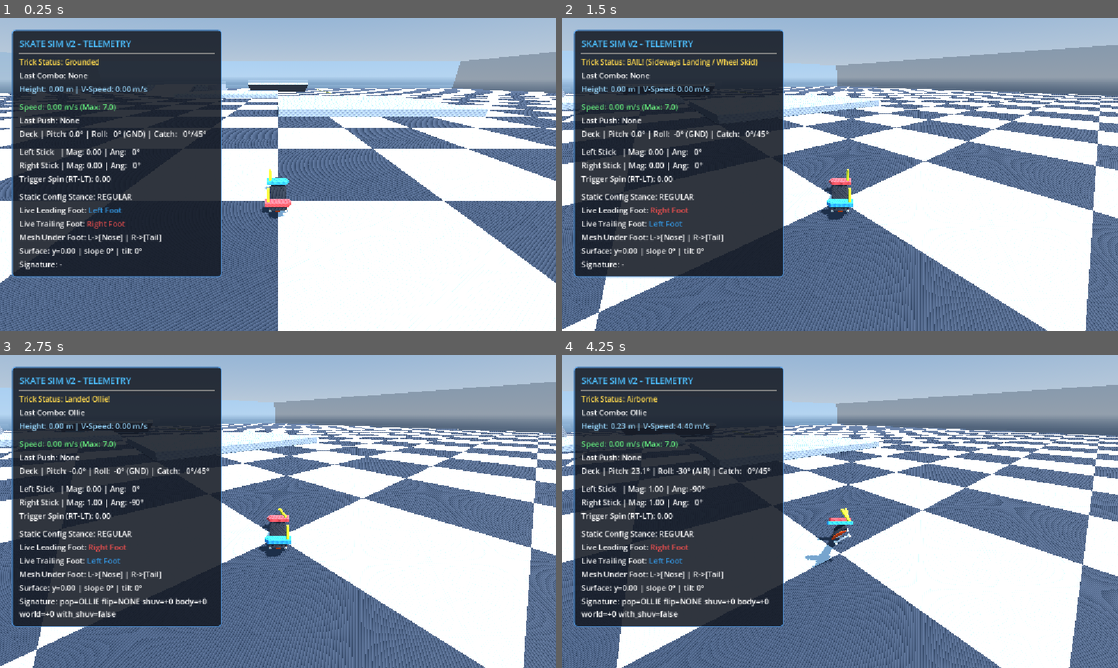
Above: before the commit, frames 1-4 (two rows, left to right).
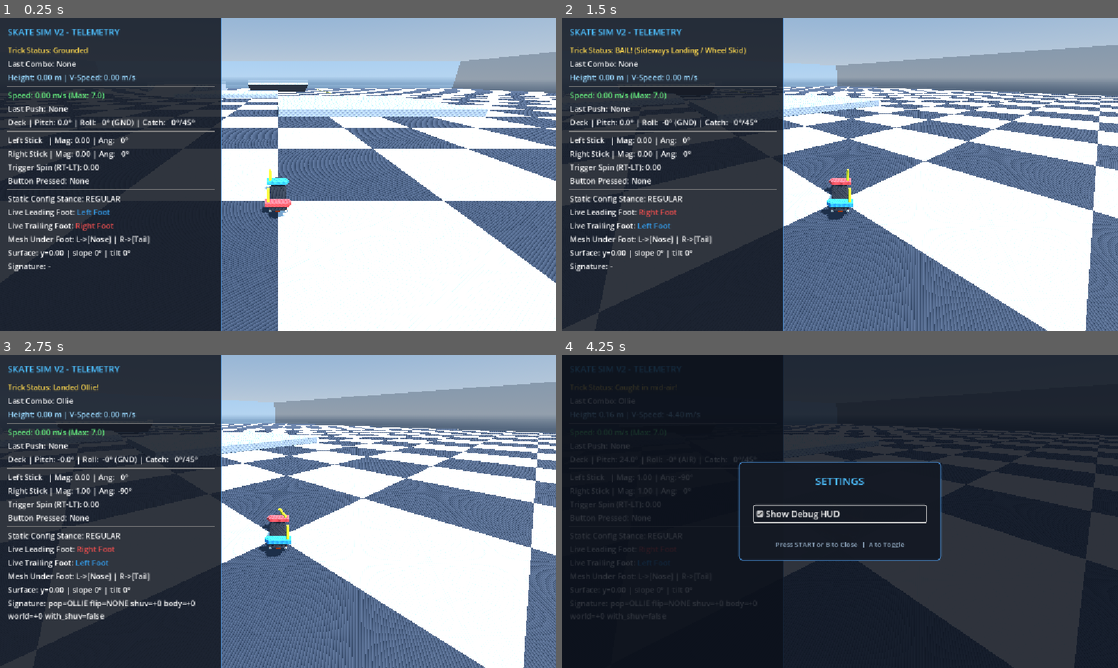
Above: after the commit, the same moments.

Repository: nklunder/skate-sim
Game: Godot game, scene res://scenes/TestWorld.tscn
Same seed, same stepped clock (60 frames per second), same inputs: the game is played once before the commit and once after it.
Inputs (mouse positions are in pixels of both pictures, inside the frame that each line leads up to):
- Up to frame 1 (0.25 s): no input
- Up to frame 2 (1.5 s): tap Enter at 0.5 s; move the mouse to (962, 158) at 0.52 s; hold Right (ui_right) 0.53-1.25 s; hold E 0.53-1.25 s; click (962, 158) at 0.67 s; tap Space at 0.77 s; drag from (728, 190) to (812, 237) at 1.27 s
- Up to frame 3 (2.75 s): tap Space at 2 s; move the mouse to (333, 442) at 2.02 s; hold Right (ui_right) from 2.03 s (still down); hold J from 2.03 s (still down); click (333, 442) at 2.17 s; tap E at 2.3 s
- Up to frame 4 (4.25 s): release Right (ui_right) at 2.75 s; release J at 2.75 s; drag from (812, 574) to (673, 464) at 2.77 s; tap Enter at 3.5 s; move the mouse to (1006, 558) at 3.52 s; hold Left (ui_left) from 3.53 s (still down); hold I from 3.53 s (still down); click (1006, 558) at 3.67 s; tap Space at 3.77 s; tap E at 3.8 s; tap Escape at 4.15 s

The runs differ from the first frame. In frame 1, 17% of the frame differs, in the area x 0-40%, y 0-100%; in frame 2, 17%; in frame 3, 16%; in frame 4, 91%, in the area x 0-100%, y 0-100%.

Commit message:
HUD updates

Diff:
--- a/scenes/TestWorld.tscn
+++ b/scenes/TestWorld.tscn
@@ -3,6 +3,7 @@
 [ext_resource type="PackedScene" path="res://scenes/player/SkaterRig.tscn" id="1_rig"]
 [ext_resource type="PackedScene" path="res://scenes/ui/DebugHUD.tscn" id="2_hud"]
 [ext_resource type="Shader" uid="uid://23oq0xf0cyh5" path="res://resources/checkerboard.gdshader" id="3_shader"]
+[ext_resource type="PackedScene" path="res://scenes/ui/SettingsMenu.tscn" id="4_settings"]
 
 [sub_resource type="ProceduralSkyMaterial" id="ProceduralSkyMaterial_world"]
 sky_top_color = Color(0.35, 0.5, 0.7, 1)
@@ -219,3 +220,5 @@
 transform = Transform3D(1, 0, 0, 0, 1, 0, 0, 0, 1, 0, 0.078, 6)
 
 [node name="DebugHUD" parent="." unique_id=651773893 instance=ExtResource("2_hud")]
+
+[node name="SettingsMenu" parent="." unique_id=741882991 instance=ExtResource("4_settings")]
--- a/scenes/ui/DebugHUD.tscn
+++ b/scenes/ui/DebugHUD.tscn
@@ -8,15 +8,8 @@
 content_margin_right = 16.0
 content_margin_bottom = 16.0
 bg_color = Color(0.08, 0.1, 0.14, 0.88)
-border_width_left = 2
-border_width_top = 2
 border_width_right = 2
-border_width_bottom = 2
 border_color = Color(0.3, 0.6, 0.9, 0.8)
-corner_radius_top_left = 8
-corner_radius_top_right = 8
-corner_radius_bottom_right = 8
-corner_radius_bottom_left = 8
 
 [node name="DebugHUD" type="Control"]
 layout_mode = 3
@@ -28,11 +21,11 @@
 script = ExtResource("1_hud_script")
 
 [node name="Panel" type="PanelContainer" parent="."]
-layout_mode = 0
-offset_left = 24.0
-offset_top = 24.0
+layout_mode = 1
+anchors_preset = 9
+anchor_bottom = 1.0
 offset_right = 460.0
-offset_bottom = 520.0
+grow_vertical = 2
 theme_override_styles/panel = SubResource("StyleBoxFlat_panel")
 
 [node name="VBoxContainer" type="VBoxContainer" parent="Panel"]
@@ -94,6 +87,10 @@
 layout_mode = 2
 text = "Trigger Spin (RT-LT): 0.00"
 
+[node name="ButtonLabel" type="Label" parent="Panel/VBoxContainer"]
+layout_mode = 2
+text = "Button Pressed: None"
+
 [node name="HSeparator3" type="HSeparator" parent="Panel/VBoxContainer"]
 layout_mode = 2
 
--- /dev/null
+++ b/scenes/ui/SettingsMenu.tscn
@@ -0,0 +1,88 @@
+[gd_scene load_steps=3 format=3]
+
+[ext_resource type="Script" path="res://scripts/ui/SettingsMenu.gd" id="1_script"]
+
+[sub_resource type="StyleBoxFlat" id="StyleBoxFlat_menu"]
+content_margin_left = 32.0
+content_margin_top = 24.0
+content_margin_right = 32.0
+content_margin_bottom = 24.0
+bg_color = Color(0.08, 0.1, 0.14, 0.96)
+border_width_left = 2
+border_width_top = 2
+border_width_right = 2
+border_width_bottom = 2
+border_color = Color(0.3, 0.6, 0.9, 0.8)
+corner_radius_top_left = 8
+corner_radius_top_right = 8
+corner_radius_bottom_right = 8
+corner_radius_bottom_left = 8
+
+[node name="SettingsMenu" type="CanvasLayer"]
+layer = 10
+process_mode = 3
+script = ExtResource("1_script")
+
+[node name="Overlay" type="Control" parent="."]
+layout_mode = 3
+anchors_preset = 15
+anchor_right = 1.0
+anchor_bottom = 1.0
+grow_horizontal = 2
+grow_vertical = 2
+
+[node name="Backdrop" type="ColorRect" parent="Overlay"]
+layout_mode = 1
+anchors_preset = 15
+anchor_right = 1.0
+anchor_bottom = 1.0
+grow_horizontal = 2
+grow_vertical = 2
+color = Color(0.04, 0.06, 0.1, 0.85)
+
+[node name="CenterContainer" type="CenterContainer" parent="Overlay"]
+layout_mode = 1
+anchors_preset = 15
+anchor_right = 1.0
+anchor_bottom = 1.0
+grow_horizontal = 2
+grow_vertical = 2
+
+[node name="MenuPanel" type="PanelContainer" parent="Overlay/CenterContainer"]
+custom_minimum_size = Vector2(420, 0)
+layout_mode = 2
+theme_override_styles/panel = SubResource("StyleBoxFlat_menu")
+
+[node name="VBox" type="VBoxContainer" parent="Overlay/CenterContainer/MenuPanel"]
+layout_mode = 2
+theme_override_constants/separation = 16
+
+[node name="TitleLabel" type="Label" parent="Overlay/CenterContainer/MenuPanel/VBox"]
+layout_mode = 2
+theme_override_colors/font_color = Color(0.3, 0.75, 1, 1)
+theme_override_font_sizes/font_size = 22
+text = "SETTINGS"
+horizontal_alignment = 1
+
+[node name="HSeparator1" type="HSeparator" parent="Overlay/CenterContainer/MenuPanel/VBox"]
+layout_mode = 2
+
+[node name="OptionsContainer" type="VBoxContainer" parent="Overlay/CenterContainer/MenuPanel/VBox"]
+layout_mode = 2
+theme_override_constants/separation = 12
+
+[node name="DebugHUDCheckBox" type="CheckBox" parent="Overlay/CenterContainer/MenuPanel/VBox/OptionsContainer"]
+layout_mode = 2
+focus_mode = 2
+theme_override_font_sizes/font_size = 18
+text = "Show Debug HUD"
+
+[node name="HSeparator2" type="HSeparator" parent="Overlay/CenterContainer/MenuPanel/VBox"]
+layout_mode = 2
+
+[node name="FooterLabel" type="Label" parent="Overlay/CenterContainer/MenuPanel/VBox"]
+layout_mode = 2
+theme_override_colors/font_color = Color(0.6, 0.7, 0.8, 1)
+theme_override_font_sizes/font_size = 14
+text = "Press START or B to Close  |  A to Toggle"
+horizontal_alignment = 1
--- a/scripts/input/FootInputState.gd
+++ b/scripts/input/FootInputState.gd
@@ -25,6 +25,7 @@
 var right_mag: float = 0.0
 var right_angle: float = 0.0
 var lean: float = 0.0 # RT - LT
+var current_button_string: String = "None"
 
 # Push Detection & Stroke Classification
 var push_left_triggered: bool = false
@@ -137,6 +138,38 @@
 		_build_trick_signature()
 	_prev_space_pressed = curr_space
 
+	# Poll all controller buttons to aid telemetry and button remapping
+	var pressed_btns: Array[String] = []
+	for btn_idx in 64:
+		if Input.is_joy_button_pressed(0, btn_idx):
+			pressed_btns.append(_get_joy_button_name(btn_idx))
+	current_button_string = "None" if pressed_btns.is_empty() else ", ".join(pressed_btns)
+
+func _get_joy_button_name(btn: int) -> String:
+	match btn:
+		JOY_BUTTON_A: return "0 (A / Cross)"
+		JOY_BUTTON_B: return "1 (B / Circle)"
+		JOY_BUTTON_X: return "2 (X / Square)"
+		JOY_BUTTON_Y: return "3 (Y / Triangle)"
+		JOY_BUTTON_BACK: return "4 (Back / Select / Share)"
+		JOY_BUTTON_GUIDE: return "5 (Guide / PS / Home)"
+		JOY_BUTTON_START: return "6 (Start / Options)"
+		JOY_BUTTON_LEFT_STICK: return "7 (L3 / Left Stick)"
+		JOY_BUTTON_RIGHT_STICK: return "8 (R3 / Right Stick)"
+		JOY_BUTTON_LEFT_SHOULDER: return "9 (L1 / Left Bumper)"
+		JOY_BUTTON_RIGHT_SHOULDER: return "10 (R1 / Right Bumper)"
+		JOY_BUTTON_DPAD_UP: return "11 (D-Pad Up)"
+		JOY_BUTTON_DPAD_DOWN: return "12 (D-Pad Down)"
+		JOY_BUTTON_DPAD_LEFT: return "13 (D-Pad Left)"
+		JOY_BUTTON_DPAD_RIGHT: return "14 (D-Pad Right)"
+		JOY_BUTTON_MISC1: return "15 (Misc 1 / Share / Mic)"
+		JOY_BUTTON_PADDLE1: return "16 (Paddle 1 / Upper Right)"
+		JOY_BUTTON_PADDLE2: return "17 (Paddle 2 / Upper Left)"
+		JOY_BUTTON_PADDLE3: return "18 (Paddle 3 / Lower Right)"
+		JOY_BUTTON_PADDLE4: return "19 (Paddle 4 / Lower Left)"
+		JOY_BUTTON_TOUCHPAD: return "20 (Touchpad Click)"
+		_: return "%d (Raw Button)" % btn
+
 func _detect_pop_load_and_flick() -> void:
 	if current_pop_state == PopState.POPPED:
 		return # Wait for SkaterController touchdown to reset state
--- a/scripts/ui/DebugHUD.gd
+++ b/scripts/ui/DebugHUD.gd
@@ -12,6 +12,7 @@
 @onready var left_stick_lbl: Label = $Panel/VBoxContainer/LeftStickLabel
 @onready var right_stick_lbl: Label = $Panel/VBoxContainer/RightStickLabel
 @onready var lean_lbl: Label = $Panel/VBoxContainer/LeanLabel
+@onready var button_lbl: Label = $Panel/VBoxContainer/ButtonLabel
 @onready var stance_lbl: Label = $Panel/VBoxContainer/StanceLabel
 @onready var leading_lbl: RichTextLabel = $Panel/VBoxContainer/LeadingLabel
 @onready var trailing_lbl: RichTextLabel = $Panel/VBoxContainer/TrailingLabel
@@ -55,6 +56,7 @@
 	left_stick_lbl.text = "Left Stick   | Mag: %.2f | Ang: %3.0f°" % [state.left_mag, rad_to_deg(state.left_angle)]
 	right_stick_lbl.text = "Right Stick | Mag: %.2f | Ang: %3.0f°" % [state.right_mag, rad_to_deg(state.right_angle)]
 	lean_lbl.text = "Trigger Spin (RT-LT): %.2f" % state.lean
+	button_lbl.text = "Button Pressed: %s" % state.current_button_string
 	stance_lbl.text = "Static Config Stance: %s" % ("REGULAR" if state.stance == state.Stance.REGULAR else "GOOFY")
 	# The HUD is the only place foot identity becomes text; logic elsewhere compares enum values.
 	var lead_color: String = "#3399e6" if state.leading_foot == FootInputState.Foot.LEFT else "#e64d4d"
--- /dev/null
+++ b/scripts/ui/SettingsMenu.gd
@@ -0,0 +1,55 @@
+class_name SettingsMenu
+extends CanvasLayer
+
+@export var debug_hud: Control
+
+@onready var overlay: Control = $Overlay
+@onready var hud_checkbox: CheckBox = $Overlay/CenterContainer/MenuPanel/VBox/OptionsContainer/DebugHUDCheckBox
+
+var is_menu_open: bool = false
+
+func _ready() -> void:
+	overlay.visible = false
+	if not debug_hud:
+		debug_hud = get_node_or_null("/root/TestWorld/DebugHUD") as Control
+		if not debug_hud and is_inside_tree():
+			debug_hud = get_tree().root.find_child("DebugHUD", true, false) as Control
+
+	if hud_checkbox and not hud_checkbox.toggled.is_connected(_on_debug_hud_check_box_toggled):
+		hud_checkbox.toggled.connect(_on_debug_hud_check_box_toggled)
+
+	if debug_hud and hud_checkbox:
+		hud_checkbox.set_pressed_no_signal(debug_hud.visible)
+
+func _input(event: InputEvent) -> void:
+	if event is InputEventJoypadButton:
+		# Toggle open/close on Start/Options button (Button 6)
+		if event.button_index == JOY_BUTTON_START and event.pressed:
+			toggle_menu()
+			get_viewport().set_input_as_handled()
+		# Close menu with Back/B/Circle button (Button 1) when already open
+		elif event.button_index == JOY_BUTTON_B and event.pressed and is_menu_open:
+			toggle_menu()
+			get_viewport().set_input_as_handled()
+	elif event is InputEventKey:
+		# Keyboard fallback for opening/closing settings menu with Escape
+		if event.keycode == KEY_ESCAPE and event.pressed and not event.echo:
+			toggle_menu()
+			get_viewport().set_input_as_handled()
+
+func toggle_menu() -> void:
+	is_menu_open = not is_menu_open
+	overlay.visible = is_menu_open
+	get_tree().paused = is_menu_open
+	if is_menu_open:
+		if debug_hud and hud_checkbox:
+			hud_checkbox.set_pressed_no_signal(debug_hud.visible)
+		# Grab focus on the checkbox immediately so controller face buttons and D-pad can interact without a mouse
+		hud_checkbox.grab_focus()
+	else:
+		if hud_checkbox:
+			hud_checkbox.release_focus()
+
+func _on_debug_hud_check_box_toggled(toggled_on: bool) -> void:
+	if debug_hud:
+		debug_hud.visible = toggled_on
Not shown, added: scripts/ui/SettingsMenu.gd.uid
Not shown, changed: .gitignore
Not shown, changed: AGENTS.md
